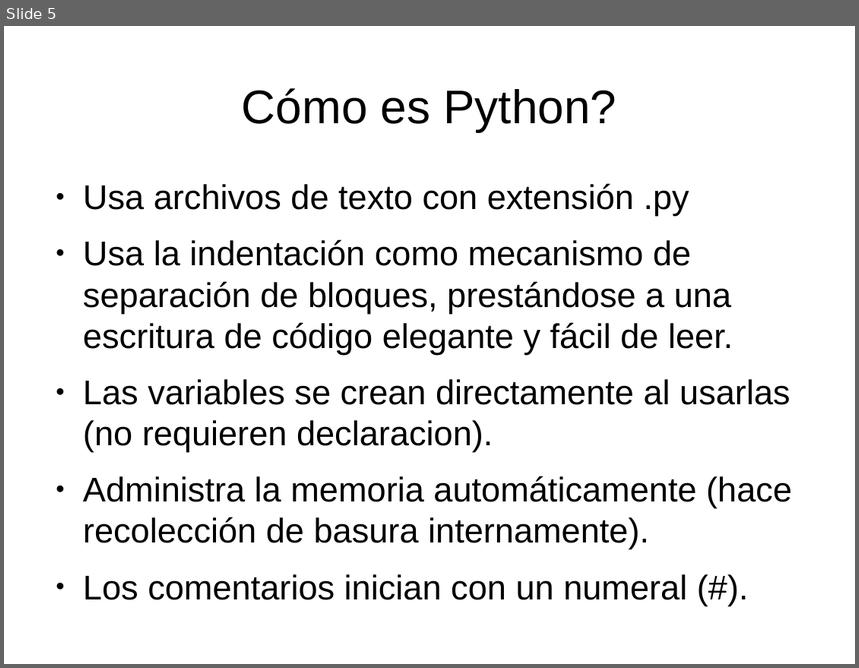
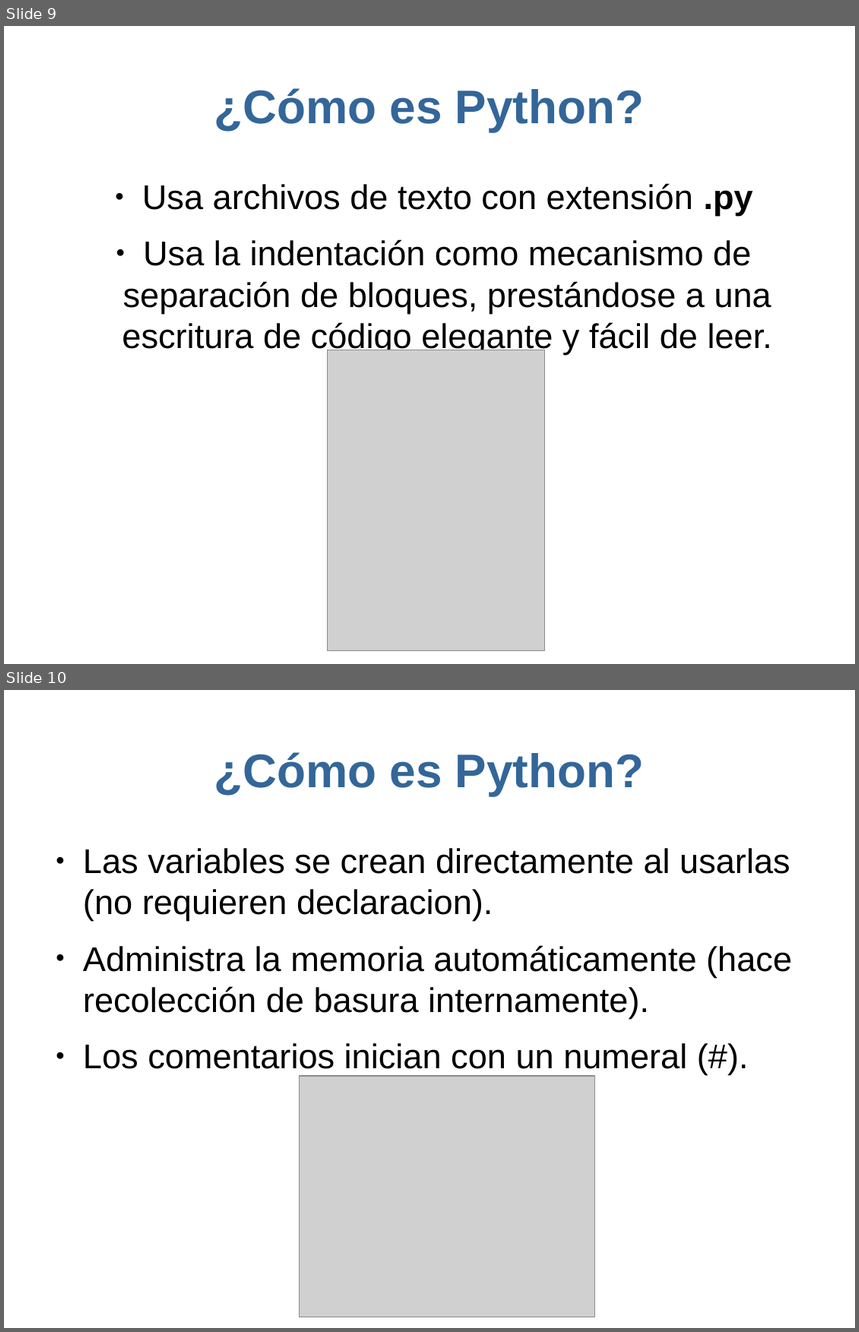
Before and after one commit to joksan/Presentaciones, a slide deck: Breve introduccion a Python/Breve introduccion a Python.odp. Shown one above the other, each under a label of ours: slide 5 before the commit, slides 9 and 10 after it. The pictures are 859x668 and 859x1332 pixels, drawn with LibreOffice and Linux fonts; fonts in the diff are those of the drawing; grey boxes stand for pictures. Boxes give left, top, right and bottom in pixels: in the first picture for what was removed or moved away, otherwise in the second. Text is boxed around its words. In the diff, an @@ line names an element or a change of style, - is before the commit and + after.

Commit message:
cambios de detalles a presentacion de python.

```diff
--- a/Breve introduccion a Python/Breve introduccion a Python.odp
+++ b/Breve introduccion a Python/Breve introduccion a Python.odp
@@ slide 10 added at [4, 690, 855, 1328], background #FFFFFF @@
@@ title added at [215, 752, 644, 796], 44 pt, text #336699, bold @@
+¿Cómo es Python?
@@ text added at [83, 848, 792, 1069], 32 pt, text #000000 @@
+● Las variables se crean directamente al usarlas (no requieren declaracion).
+● Administra la memoria automáticamente (hace recolección de basura internamente).
+● Los comentarios inician con un numeral (#).
@@ picture added at [300, 1076, 596, 1317] @@
@@ what was slide 5 is now slide 9 @@
@@ slide 9 changed as well @@
@@ title at [215, 88, 644, 132]: text changed; text colour #000000 to #336699; bold on @@
-Cómo es Python?
+¿Cómo es Python?
@@ text "Usa archivos de texto con ..." at [122, 183, 772, 354]: bold on in ".py"; alignment left to centre @@
@@ picture added at [328, 351, 544, 651] @@
@@ text at [83, 379, 792, 601]: paragraphs removed @@
-● Las variables se crean directamente al usarlas (no requieren declaracion).
-● Administra la memoria automáticamente (hace recolección de basura internamente).
-● Los comentarios inician con un numeral (#).
```
Also in this commit, not shown: 16 other slides changed, 5 other slides added, 1 slide removed.
